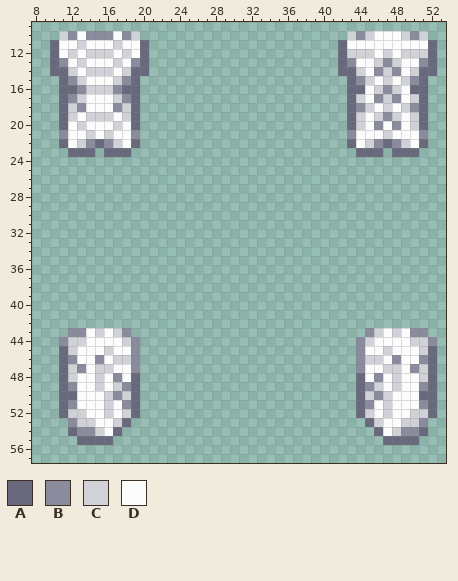
Pixel-art sprite, stored at Resources/Textures/Mobs/Species/Reptilian/parts.rsi/torso_m.png. Above: the version before the commit.
The file is 64x64 pixels. Pixels under 10% opacity are left out. Colours within 5 levels of each other are drawn and written as one. Shown: x 8..53, y 9..57.
Palette (. is transparent): A #68697d  B #8a8b9d  C #d1d1d8  D #fcfcfd
Pixels before, first column x 10:
10 .CBDBBBDBC.......................CBCDDDCBC.
11 ADDCDDDCDDA.....................ADDDDDDDDDA
12 ADCDCCCDCDA.....................ACCCDCDCCCA
13 ABDCDDDCDBA.....................ABDDCBCDDBA
14 AACDCCCDCAA.....................AACDBCBDCAA
15 .ABCDDDCBA.......................ABCDCDCBA.
16 .AABCCCBAA.......................AADCBCDAA.
17 .ABCDDDCBA.......................ACDBCBDCA.
18 .ACBDDDBCA.......................ABCDCDCBA.
19 .ACDCCCDCA.......................ACDCBCDCA.
20 .ADCDDDCDA.......................ACDBDBDCA.
21 .BDDCDCDDB.......................BDDDCDDDB.
22 .ADCBABCDA.......................ADCBABCDA.
23 ..AAA.AAA.........................AAA.AAA..
24 ...........................................
25 ...........................................
26 ...........................................
27 ...........................................
28 ...........................................
29 ...........................................
30 ...........................................
31 ...........................................
32 ...........................................
33 ...........................................
34 ...........................................
35 ...........................................
36 ...........................................
37 ...........................................
38 ...........................................
39 ...........................................
40 ...........................................
41 ...........................................
42 ...........................................
43 ..BBDCDCB..........................BCDCDBB.
44 .BCCDDDDCB........................BCDDDDCCB
45 .ACDDDCDDB........................BDDCDDDCA
46 .ABDDBDCCB........................BCCDBDDBA
47 .ACBDCCDDB........................BDDCCDBCA
48 .ACDDCDBDA........................ADBDCDDCA
49 .ABDDCDCBA........................ABCDCDDBA
50 .AADDDCBCA........................ACBCDDDAA
51 .ABDDDCDBA........................ABDCDDDBA
52 .ACCDDCDCA........................ACDCDDCCA
53 ..BCCDDCA..........................ACDDCCB.
54 ..ABBCDA............................ADCBBA.
55 ...AAAA..............................AAAA..
The same view after the edit:
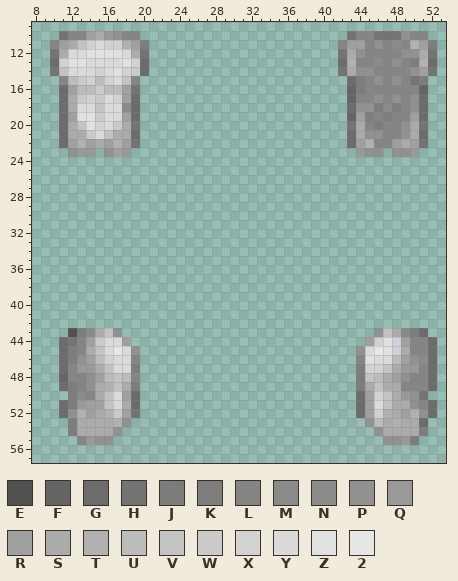
Colours new in this view: E #515151fe  F #656565  G #6c6c6c  H #747474  J #7a7a7af9  K #7d7d7d  L #858585  M #898989f8  N #8b8b8b  P #919191  Q #999999  R #a0a0a0  S #ababab  T #b1b1b1  U #bcbcbc  V #c3c3c3  W #cacaca  X #d2d2d2  Y #dadada  Z #e1e1e1  2 #e7e7e7
Change:
Changed rows in their new state; - is an unchanged pixel.
first column x 10:
10 -HLLRSQPLL-----------------------HLLHHHPLL-
11 LRSVCYC-TRK---------------------LRRLPLNLTRK
12 HSYYZZZZYSH---------------------HSPLLLLPPSH
13 GXZZYYYYZCG---------------------GTLLNLPLKTG
14 HVYYY-YZXWG---------------------HSPPLLLLPRH
15 -LUWXUXYVL-----------------------GKLPLPLHK-
16 -GRUUWUURH-----------------------FKLLLLLLF-
17 -GSWCWYXRG-----------------------FLLPLPLPG-
18 -GSYYVYYNG-----------------------GPPKNKLPG-
19 -GRZZWYYRG-----------------------FRKLKLLRG-
20 -GSVZXYWSH-----------------------HSLKLLPSH-
21 -GSSWYVSSG-----------------------GSPPLLPSG-
22 -GRTRSRTRH-----------------------GRTLLRSRH-
23 --PQQ-PRQ-------------------------QPP-PPQ--
first column x 11:
43 -EKMSVP.--------------------------.PVSMKG-
44 GHLRWYYR.------------------------.RCZCRLLG
45 GKLSVY2YP------------------------PY2ZCSLLG
46 GKPRUCYYL------------------------LZYYURPNG
47 GLQQSVYYK------------------------KCCVSQQLG
48 FLLPRUVUL------------------------JVUSRPLLG
49 GKLPSTVSK------------------------KSVSSLLLG
50 .KNLSVYRG------------------------GRCVSQPH.
51 GKQRRVYSG------------------------GRYVSSPLG
52 GPTRSTWRH------------------------GRCTSRTPG
53 -KSSSSTP--------------------------PUSTSSG-
54 -KSSSSP----------------------------PSSSSK-
55 --LQPP------------------------------PPQK--
